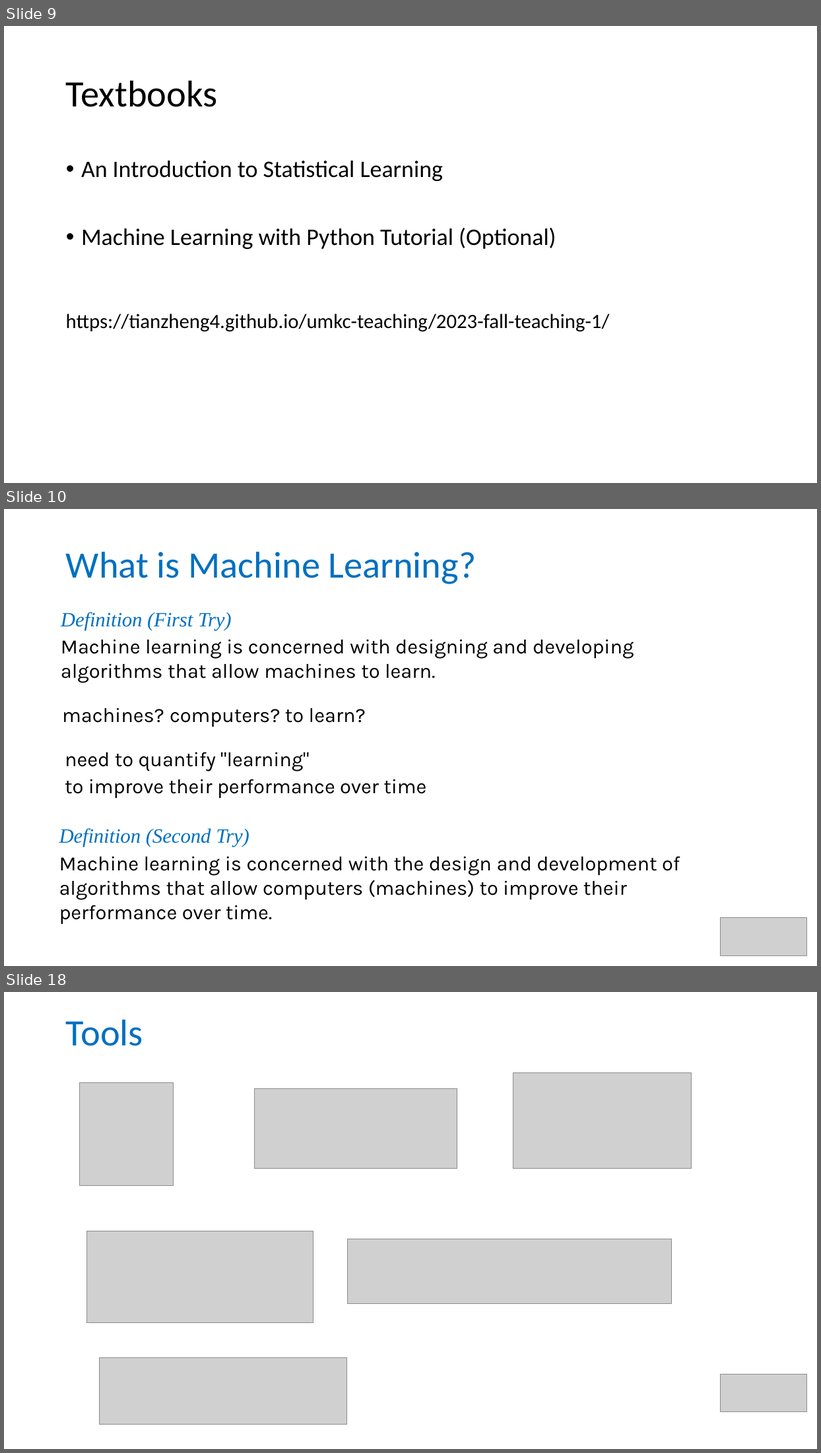
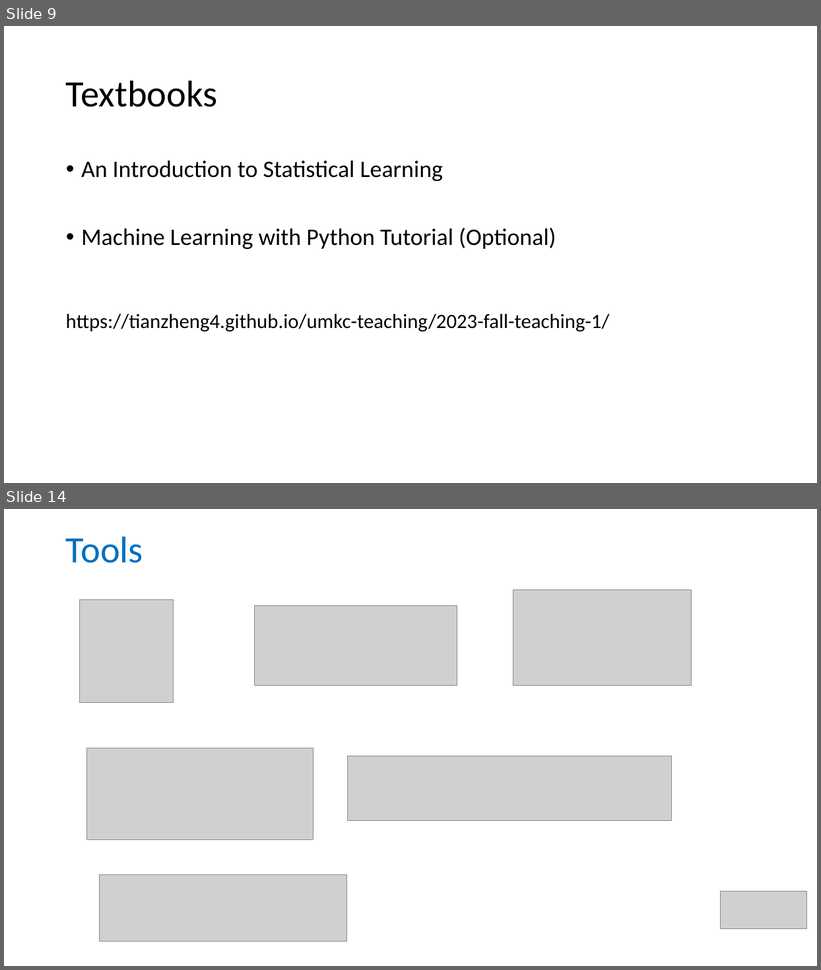
Before and after one commit to tianzheng4/tianzheng4.github.io, a slide deck: _umkc-teaching/slides/Lecture1 - Introduction.pptx. Shown one above the other, each under a label of ours: slides 9, 10 and 18 before the commit, slides 9 and 14 after it; the slides between them are not shown. The pictures are 821x1453 and 821x970 pixels, drawn with LibreOffice and Linux fonts; fonts in the diff are those of the drawing; grey boxes stand for pictures. Boxes give left, top, right and bottom in pixels: in the first picture for what was removed or moved away, otherwise in the second. Text is boxed around its words. In the diff, an @@ line names an element or a change of style, - is before the commit and + after.

```diff
--- a/_umkc-teaching/slides/Lecture1 - Introduction.pptx
+++ b/_umkc-teaching/slides/Lecture1 - Introduction.pptx
@@ slide 10 removed at (4, 509, 817, 966), background #FFFFFF @@
@@ title removed at (66, 551, 476, 584) @@
-What is Machine Learning?
@@ text removed at (61, 612, 634, 683) @@
-Definition (First Try)
-Machine learning is concerned with designing and developing algorithms that allow machines to learn.
@@ text removed at (62, 708, 366, 727) @@
-machines? computers? to learn?
@@ text removed at (65, 752, 426, 798) @@
-need to quantify "learning"
-to improve their performance over time
@@ text removed at (59, 828, 680, 924) @@
-Definition (Second Try)
-Machine learning is concerned with the design and development of algorithms that allow computers (machines) to improve their performance over time.
@@ picture removed at (721, 918, 807, 956) @@
@@ what was slide 18 is now slide 14 @@
```
Also in this commit, not shown: 2 slides changed, 4 slides added, 7 other slides removed.
